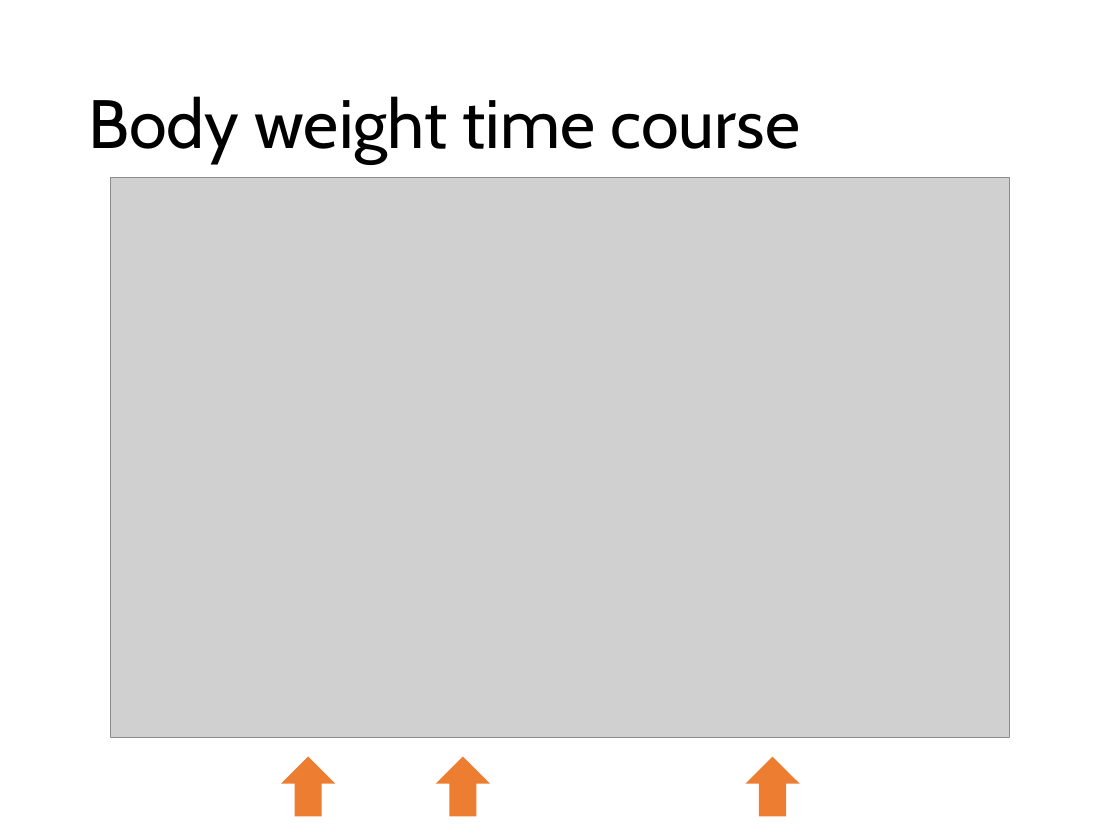
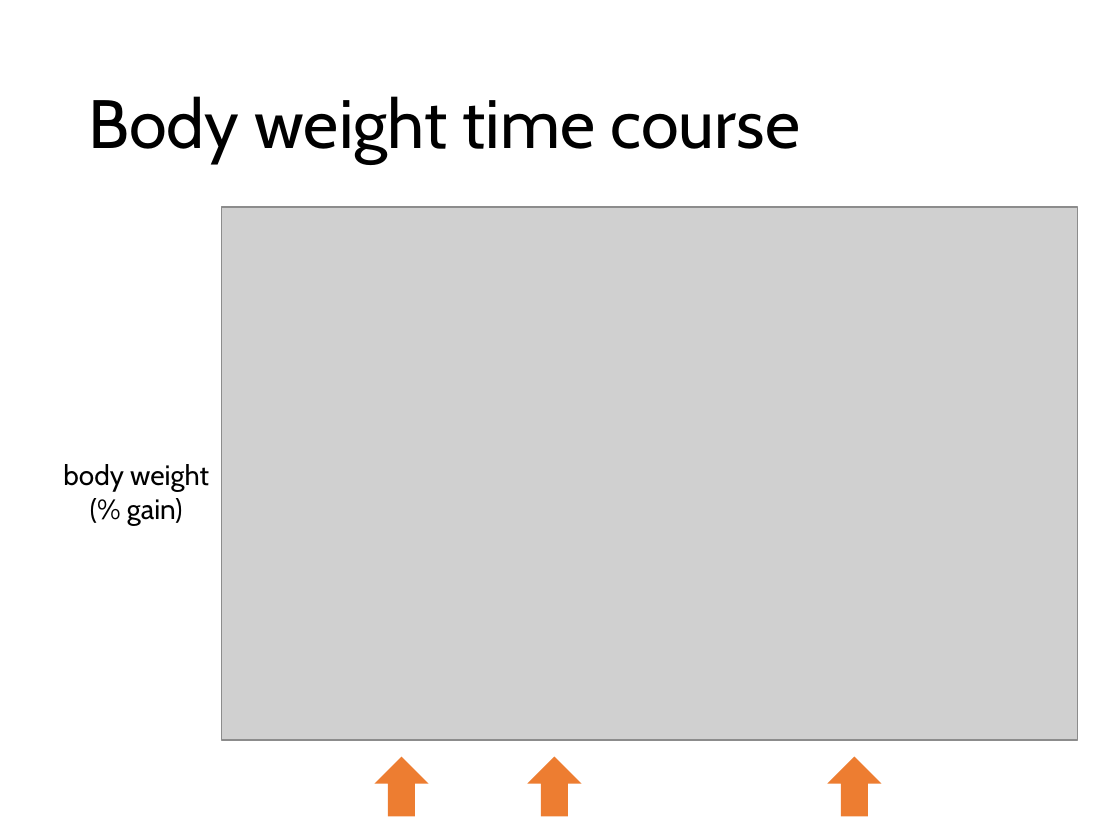
Before and after one commit to nvalexander/dissertation, a slide deck: slide 17 of defense.pptx. Drawn at 1120x840 pixels with LibreOffice and Linux fonts; fonts in the diff are those of the drawing; grey boxes stand for pictures. Boxes give left, top, right and bottom in pixels: in the first picture for what was removed or moved away, otherwise in the second. Text is boxed around its words. In the diff, an @@ line names an element or a change of style, - is before the commit and + after.

```diff
--- a/defense.pptx
+++ b/defense.pptx
@@ picture: place and size @@
-picture at bbox=[110, 177, 1009, 737]
+picture at bbox=[221, 207, 1076, 740]
@@ text added at bbox=[63, 464, 209, 525], 18 pt, text #000000 @@
+body weight
+(% gain)
@@ up arrow: place and size @@
-up arrow at bbox=[281, 757, 335, 818]
+up arrow at bbox=[374, 757, 428, 818]
@@ up arrow: place and size @@
-up arrow at bbox=[436, 757, 489, 818]
+up arrow at bbox=[528, 757, 581, 818]
@@ up arrow: place and size @@
-up arrow at bbox=[746, 757, 800, 818]
+up arrow at bbox=[828, 757, 881, 818]
```
Also in this commit, not shown: 2 other slides changed, 2 slides added, 1 slide removed, 3 other files.
